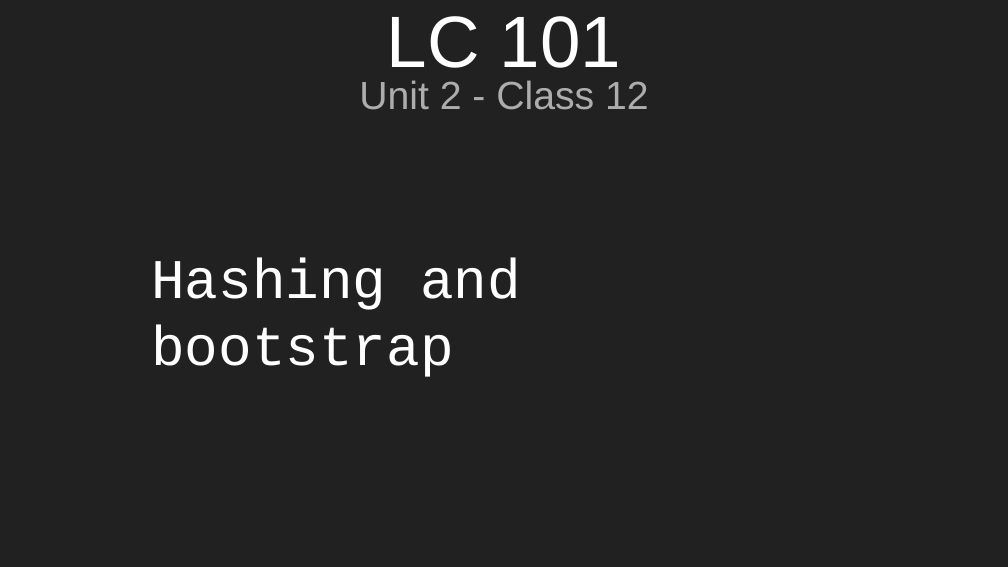
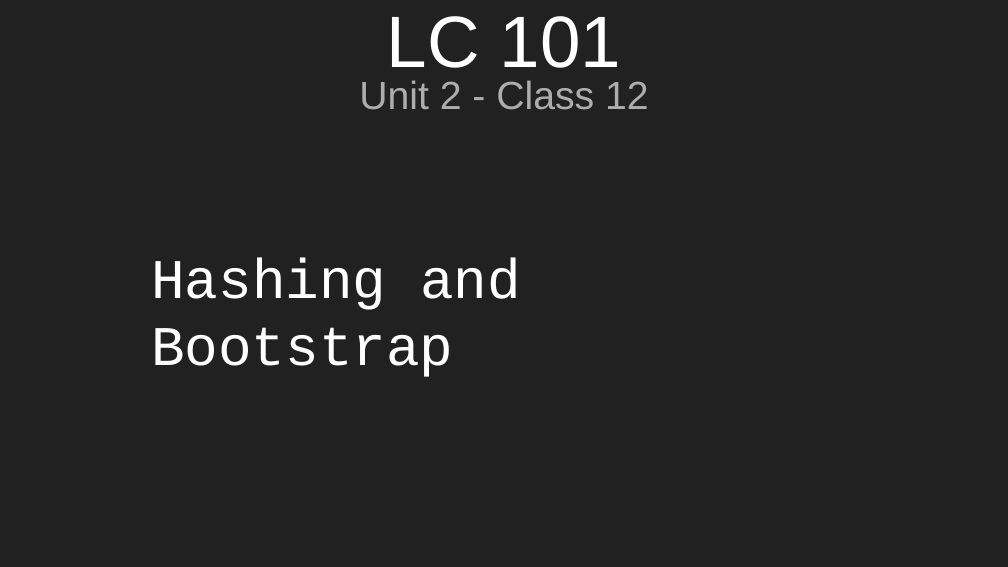
Before and after one commit to aleesham/lc101-unit2, a slide deck: slide 5 of slides/Unit 2 - LC 101 - Class 13.pptx (slide 1 before the commit). Drawn at 1008x567 pixels with LibreOffice and Linux fonts; fonts in the diff are those of the drawing. Boxes give left, top, right and bottom in pixels: in the first picture for what was removed or moved away, otherwise in the second. Text is boxed around its words. In the diff, an @@ line names an element or a change of style, - is before the commit and + after.

Commit message:
Nearly finished; need examples for bootstrap

```diff
--- a/slides/Unit 2 - LC 101 - Class 13.pptx
+++ b/slides/Unit 2 - LC 101 - Class 13.pptx
@@ text at box(151, 258, 521, 377): text changed @@
-Hashing and bootstrap
+Hashing and Bootstrap
```
Also in this commit, not shown: 5 slides added, 1 slide removed.
